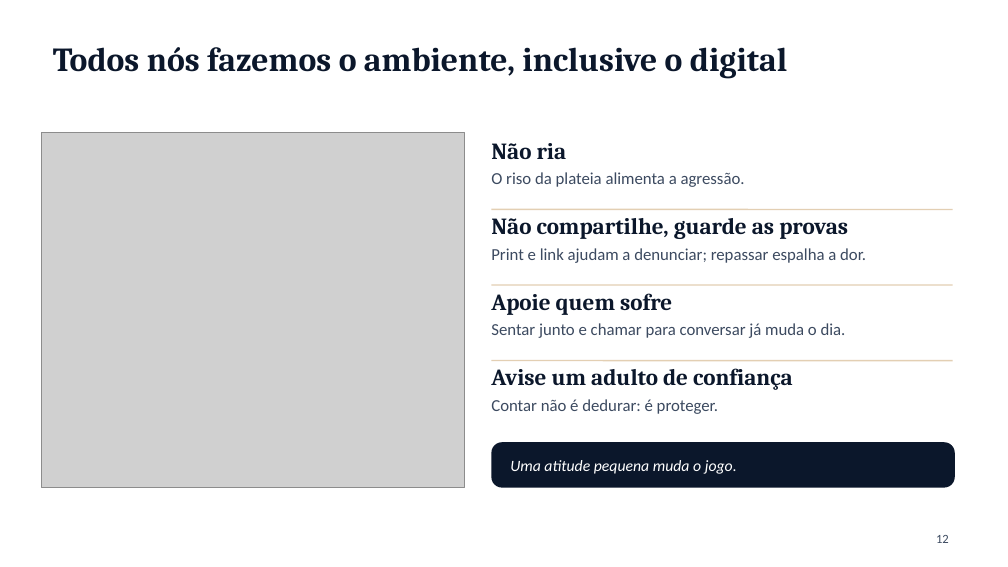
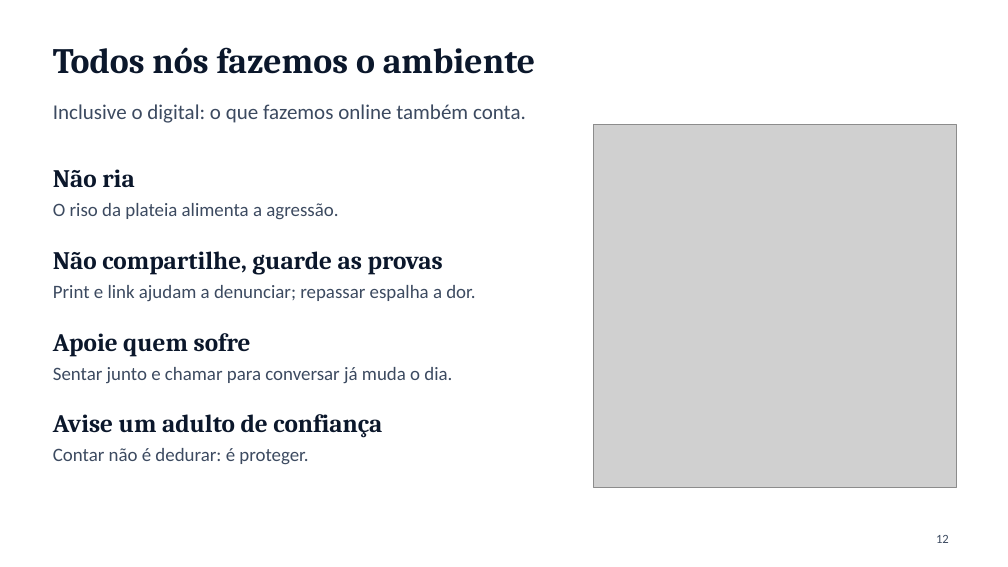
Before and after one commit to ebarroso12/ocorpoexplica, a slide deck: slide 12 of apresentacoes/bullying-saude-mental-escola.pptx. Drawn at 1008x567 pixels with LibreOffice and Linux fonts; fonts in the diff are those of the drawing; grey boxes stand for pictures; background and template pictures are left out. Boxes give left, top, right and bottom in pixels: in the first picture for what was removed or moved away, otherwise in the second. Text is boxed around its words. In the diff, an @@ line names an element or a change of style, - is before the commit and + after.

```diff
--- a/apresentacoes/bullying-saude-mental-escola.pptx
+++ b/apresentacoes/bullying-saude-mental-escola.pptx
@@ title at [53,47,535,74]: text changed; size 32 to 34 pt @@
-Todos nós fazemos o ambiente, inclusive o digital
+Todos nós fazemos o ambiente
@@ text added at [53,104,526,123], 20 pt, text #3C4A60 @@
+Inclusive o digital: o que fazemos online também conta.
@@ picture removed at [42,132,465,488] @@
@@ picture added at [594,125,957,488] @@
@@ text "Não ria": place and size @@
-text "Não ria" at [491,143,567,159]
+text "Não ria" at [53,169,134,187]
@@ text "O riso da plateia alimenta ...": place and size @@
-text "O riso da plateia alimenta ..." at [491,172,745,187]
+text "O riso da plateia alimenta ..." at [53,203,338,220]
@@ line removed from (492, 209) to (953, 209) @@
@@ text "Não compartilhe, guarde as provas": place and size @@
-text "Não compartilhe, guarde as provas" at [491,218,848,239]
+text "Não compartilhe, guarde as provas" at [53,251,443,275]
@@ text "Print e link ajudam a ...": place and size @@
-text "Print e link ajudam a ..." at [491,248,866,263]
+text "Print e link ajudam a ..." at [53,285,475,301]
@@ line removed from (492, 285) to (953, 285) @@
@@ text "Apoie quem sofre": place and size @@
-text "Apoie quem sofre" at [491,293,672,315]
+text "Apoie quem sofre" at [53,333,251,357]
@@ text "Sentar junto e chamar para ...": place and size @@
-text "Sentar junto e chamar para ..." at [491,323,846,338]
+text "Sentar junto e chamar para ..." at [53,367,452,384]
@@ line removed from (492, 361) to (953, 361) @@
@@ size 22 to 24 pt in 4 elements at [53,169,134,187], [53,251,443,275], [53,333,251,357], [53,414,382,438] @@
@@ text "Avise um adulto de confiança": place and size @@
-text "Avise um adulto de confiança" at [491,368,793,390]
+text "Avise um adulto de confiança" at [53,414,382,438]
@@ size 16 to 18 pt in 4 elements at [53,203,338,220], [53,285,475,301], [53,367,452,384], [53,448,308,465] @@
@@ text "Contar não é dedurar: é ...": place and size @@
-text "Contar não é dedurar: é ..." at [491,399,718,414]
+text "Contar não é dedurar: é ..." at [53,448,308,465]
@@ rounded rectangle removed at [492,442,955,488] @@
@@ text removed at [510,460,737,474] @@
-Uma atitude pequena muda o jogo.
```
Also in this commit, not shown: 12 other slides changed, 8 other files.
